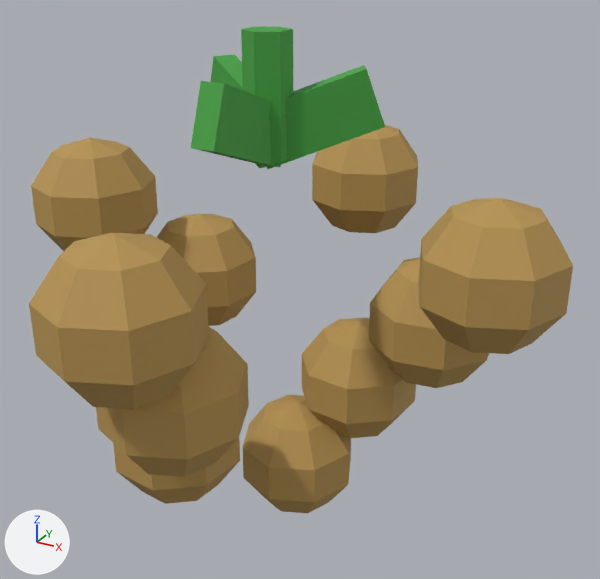
Before and after pictures for a commit that changed the FBX model GrowAGarden-Roblox/blender/modelos_exportados/fbx/Fruto_Grape.fbx.
One viewpoint serves both versions: a camera (50 mm lens) standing at (0.858, -1.429, 0.914) and looking at (0.038, 0.061, 0.169). The axes (+X, +Y, +Z) are drawn at lower left. The lights are the same throughout. The older version comes first.

Script lines for the objects in view, before the commit:
```python
me_cabo_grape = bpy.data.meshes.new('Cabo_Grape')
me_cabo_grape.from_pydata(...)  # 36 vertices, 26 faces; spans x -0.213..0.213, y -0.232..0.138, z 0.46..0.73
me_cabo_grape.materials.append(mat_paleta)  # picture img_paleta_png
me_produto_grape = bpy.data.meshes.new('Produto_Grape')
me_produto_grape.from_pydata(...)  # 340 vertices, 400 faces; spans x -0.623..0.623, y -0.623..0.623, z -0.465..0.465
me_produto_grape.materials.append(mat_paleta)  # picture img_paleta_png
ob_cabo_grape = bpy.data.objects.new('Cabo_Grape', me_cabo_grape)
ob_cabo_grape.location = (0.0, 0.0, 0.0)
ob_produto_grape = bpy.data.objects.new('Produto_Grape', me_produto_grape)
ob_produto_grape.location = (0.0, 0.0, 0.0)
```
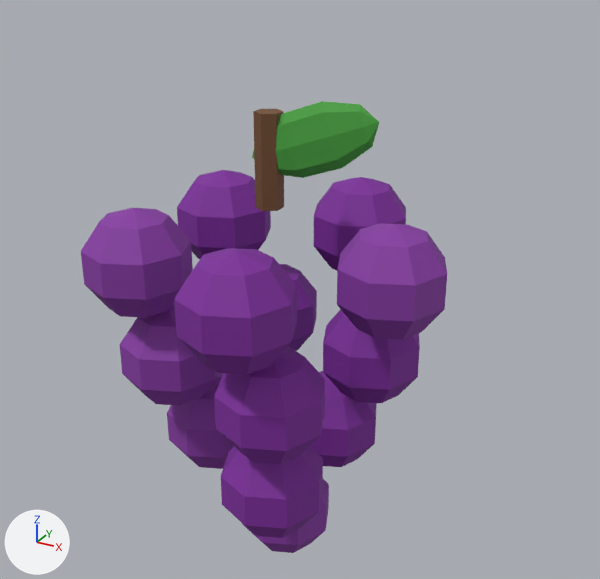
What differs and where, as boxes (x1, y1, x2, y2) in the pictures (600 x 579 px; the box of a moved part takes in the faces that stretch with it):
'Produto_Grape', reshaped (33% narrower)
    before: (29, 125, 573, 513)
    after: (81, 170, 447, 553)
'Cabo_Grape', reshaped (34% narrower, 23% shorter)
    before: (191, 26, 385, 169)
    after: (252, 101, 379, 211)
part 1 of me_produto_grape, added (purple)
    after: (337, 223, 447, 340)
part 2 of me_produto_grape, added (purple)
    after: (314, 177, 406, 270)
part 3 of me_produto_grape, moved or reshaped
    before: (157, 214, 256, 326)
    after: (177, 170, 271, 259)
part 4 of me_produto_grape, added (purple)
    after: (81, 208, 193, 318)
part 5 of me_produto_grape, added (purple)
    after: (174, 248, 297, 375)
part 6 of me_produto_grape, added (purple)
    after: (323, 309, 420, 403)
part 7 of me_produto_grape, moved or reshaped
    before: (302, 317, 416, 438)
    after: (280, 264, 317, 351)
part 8 of me_produto_grape, moved or reshaped
    before: (113, 438, 240, 504)
    after: (120, 303, 218, 406)
part 9 of me_produto_grape, added (purple)
    after: (214, 347, 325, 464)
part 10 of me_produto_grape, added (purple)
    after: (310, 371, 377, 467)
part 11 of me_produto_grape, added (purple)
    after: (167, 373, 234, 469)
part 12 of me_produto_grape, added (purple)
    after: (221, 446, 323, 538)
part 13 of me_produto_grape, added (purple)
    after: (242, 479, 329, 553)
part 14 of me_produto_grape, deleted (brown)
    before: (29, 125, 573, 513)
part 15 of me_cabo_grape, added (brown)
    after: (253, 109, 284, 211)
part 16 of me_cabo_grape, added (green)
    after: (252, 101, 379, 178)
part 17 of me_cabo_grape, deleted (green)
    before: (191, 26, 385, 169)

The change, as a diff of the scene's bpy script:
```diff
--- a/GrowAGarden-Roblox/blender/modelos_exportados/fbx/Fruto_Grape.fbx.py
+++ b/GrowAGarden-Roblox/blender/modelos_exportados/fbx/Fruto_Grape.fbx.py
@@ me_cabo_grape @@
-me_cabo_grape.from_pydata(...)  # 36 vertices, 26 faces; spans x -0.213..0.213, y -0.232..0.138, z 0.46..0.73
+me_cabo_grape.from_pydata(...)  # 46 vertices, 48 faces; spans x -0.041..0.241, y -0.03..0.03, z 0.373..0.605
+# me_cabo_grape part 15: a new loose piece, a 6-sided cylinder along z spanning x -0.026..0.026, y -0.03..0.03, z 0.373..0.572, in mat_paleta (picture img_paleta_png)
+# me_cabo_grape part 16: a new loose piece of 34 vertices spanning x -0.041..0.241, y -0.019..0.019, z 0.445..0.605, in mat_paleta (picture img_paleta_png)
+# me_cabo_grape part 17: the whole mesh is rebuilt
 me_cabo_grape.materials.append(mat_paleta)
@@ me_produto_grape @@
-me_produto_grape.from_pydata(...)  # 340 vertices, 400 faces; spans x -0.623..0.623, y -0.623..0.623, z -0.465..0.465
+me_produto_grape.from_pydata(...)  # 442 vertices, 520 faces; spans x -0.341..0.394, y -0.38..0.38, z -0.55..0.382
+# me_produto_grape part 1: a new loose piece, a UV sphere (8 segments, 5 rings, poles along z) spanning x 0.166..0.394, y -0.114..0.114, z 0.142..0.382, in mat_paleta (picture img_paleta_png)
+# me_produto_grape part 2: a new loose piece, a UV sphere (8 segments, 5 rings, poles along z) spanning x -0.028..0.201, y 0.152..0.38, z 0.142..0.382, in mat_paleta (picture img_paleta_png)
+# me_produto_grape part 3: the loose piece of 34 vertices spanning x -0.45..-0.174, y 0.042..0.318, z -0.045..0.255 is turned -150 degrees about the z axis through its middle and scaled by 0.8, then moved by (0.085, -0.015, 0.157)
+# me_produto_grape part 4: a new loose piece, a UV sphere (8 segments, 5 rings, poles along z) spanning x -0.341..-0.112, y -0.279..-0.05, z 0.142..0.382, in mat_paleta (picture img_paleta_png)
+# me_produto_grape part 5: a new loose piece, a UV sphere (8 segments, 5 rings, poles along z) spanning x -0.028..0.201, y -0.38..-0.152, z 0.142..0.382, in mat_paleta (picture img_paleta_png)
+# me_produto_grape part 6: a new loose piece, a UV sphere (8 segments, 5 rings, poles along z) spanning x 0.08..0.308, y -0.002..0.226, z -0.088..0.152, in mat_paleta (picture img_paleta_png)
+# me_produto_grape part 7: the loose piece of 34 vertices spanning x -0.018..0.258, y 0.07..0.346, z -0.255..0.045 is turned -60 degrees about the z axis through its middle and scaled by 0.8, then moved by (-0.232, -0.014, 0.136)
+# me_produto_grape part 8: the loose piece of 34 vertices spanning x -0.258..0.018, y -0.346..-0.07, z -0.255..0.045 is turned 120 degrees about the z axis through its middle and scaled by 0.8, then moved by (-0.074, 0.096, 0.136)
+# me_produto_grape part 9: a new loose piece, a UV sphere (8 segments, 5 rings, poles along z) spanning x -0.002..0.226, y -0.308..-0.08, z -0.088..0.152, in mat_paleta (picture img_paleta_png)
+# me_produto_grape part 10: a new loose piece, a UV sphere (8 segments, 5 rings, poles along z) spanning x -0.03..0.198, y 0.031..0.26, z -0.319..-0.079, in mat_paleta (picture img_paleta_png)
+# me_produto_grape part 11: a new loose piece, a UV sphere (8 segments, 5 rings, poles along z) spanning x -0.282..-0.054, y -0.114..0.114, z -0.319..-0.079, in mat_paleta (picture img_paleta_png)
+# me_produto_grape part 12: a new loose piece, a UV sphere (8 segments, 5 rings, poles along z) spanning x -0.03..0.198, y -0.26..-0.031, z -0.319..-0.079, in mat_paleta (picture img_paleta_png)
+# me_produto_grape part 13: a new loose piece, a UV sphere (8 segments, 5 rings, poles along z) spanning x -0.114..0.114, y -0.058..0.17, z -0.55..-0.31, in mat_paleta (picture img_paleta_png)
+# me_produto_grape part 14: 7 loose pieces with 238 vertices, spanning x -0.623..0.623, y -0.623..0.623, z -0.465..0.465, are deleted
 me_produto_grape.materials.append(mat_paleta)
```
